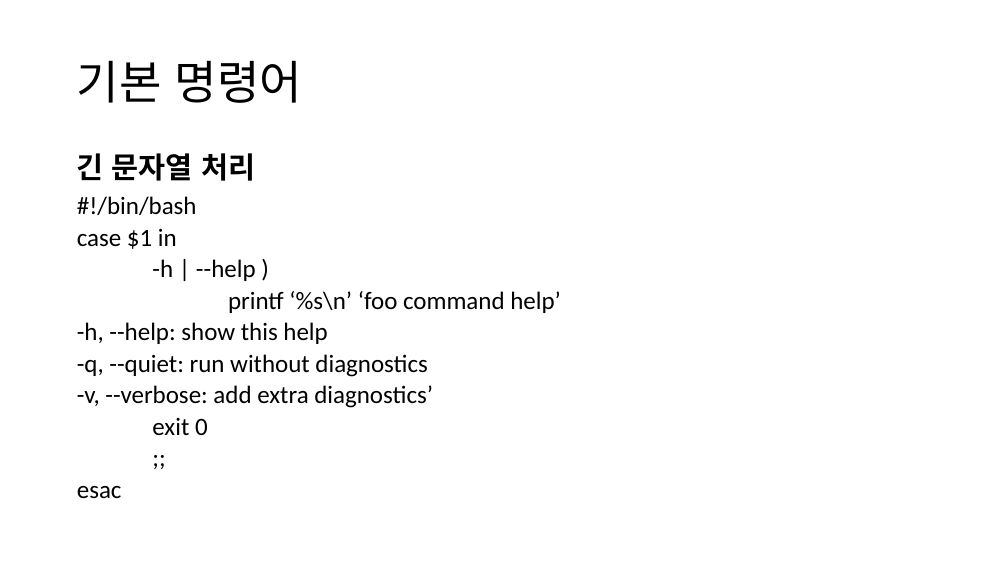
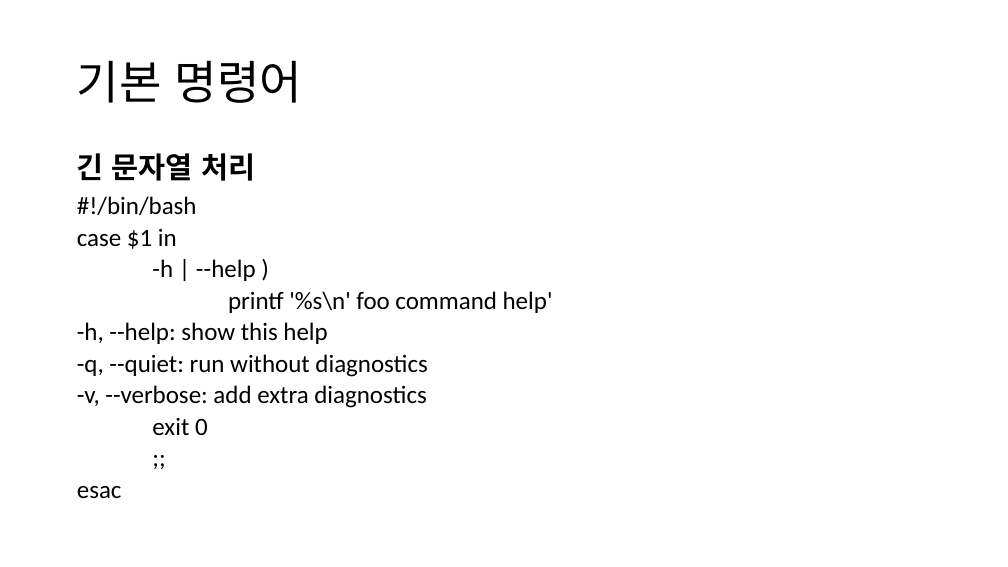
Before and after one commit to tangt64/training_memos, a slide deck: slide 157 of 쉘 + 앤서블.pptx (slide 143 before the commit). Drawn at 1008x567 pixels with LibreOffice and Linux fonts; fonts in the diff are those of the drawing. Boxes give left, top, right and bottom in pixels: in the first picture for what was removed or moved away, otherwise in the second. Text is boxed around its words. In the diff, an @@ line names an element or a change of style, - is before the commit and + after.

```diff
--- a/쉘 + 앤서블.pptx
+++ b/쉘 + 앤서블.pptx
@@ text at box(228, 291, 553, 313): text changed @@
-printf ‘%s\n’ ‘foo command help’
+printf '%s\n' foo command help'
@@ text at box(77, 385, 426, 408): text changed @@
--v, --verbose: add extra diagnostics’
+-v, --verbose: add extra diagnostics
```
Also in this commit, not shown: 18 other slides changed, 24 slides added, 1 slide removed.
